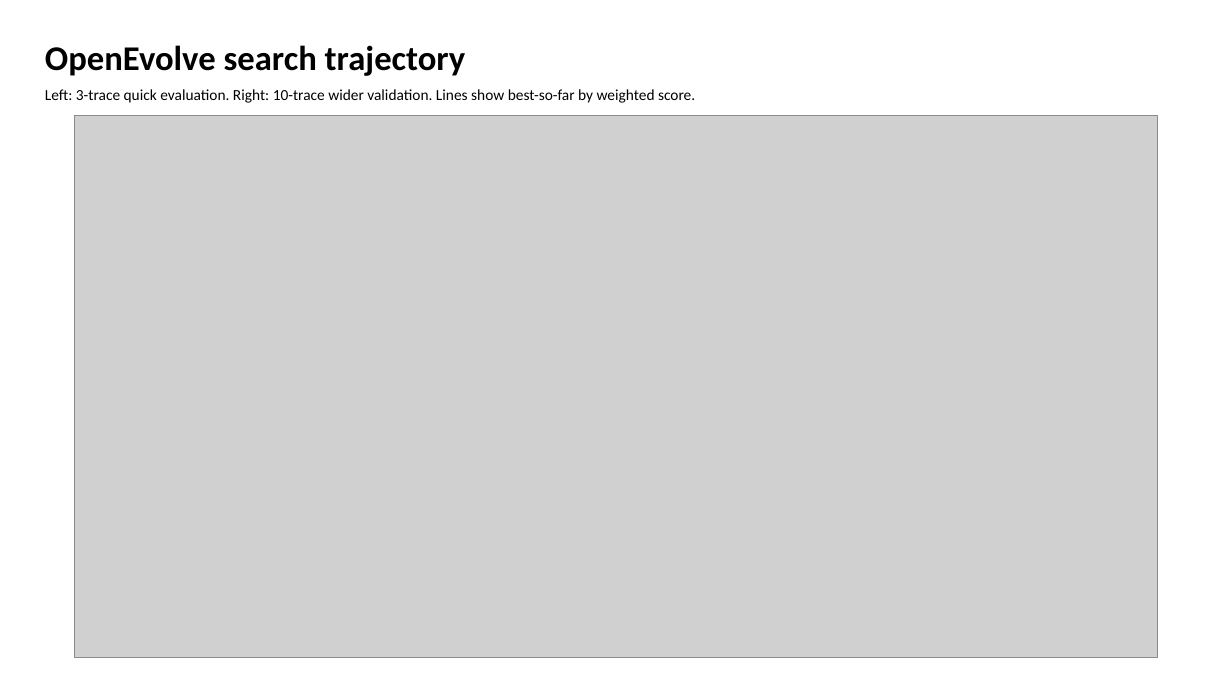
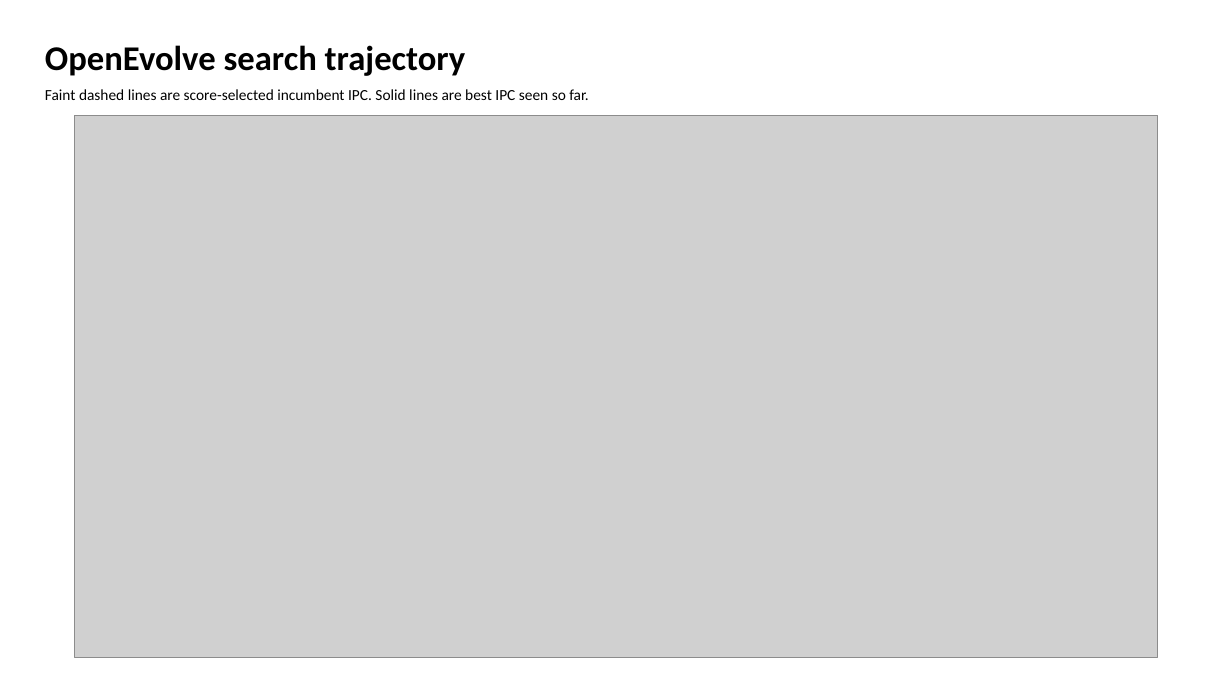
Before and after one commit to GithuBarry/Mixture-of-Prefetchers, a slide deck: slide 6 of slides/mop_stage2_final/output/output.pptx. Drawn at 1232x693 pixels with LibreOffice and Linux fonts; fonts in the diff are those of the drawing; grey boxes stand for pictures. Boxes give left, top, right and bottom in pixels: in the first picture for what was removed or moved away, otherwise in the second. Text is boxed around its words. In the diff, an @@ line names an element or a change of style, - is before the commit and + after.

```diff
--- a/slides/mop_stage2_final/output/output.pptx
+++ b/slides/mop_stage2_final/output/output.pptx
@@ text at [45, 89, 588, 100]: text changed @@
-Left: 3-trace quick evaluation. Right: 10-trace wider validation. Lines show best-so-far by weighted score.
+Faint dashed lines are score-selected incumbent IPC. Solid lines are best IPC seen so far.
```
Also in this commit, not shown: 3 other slides changed, 13 other files.
